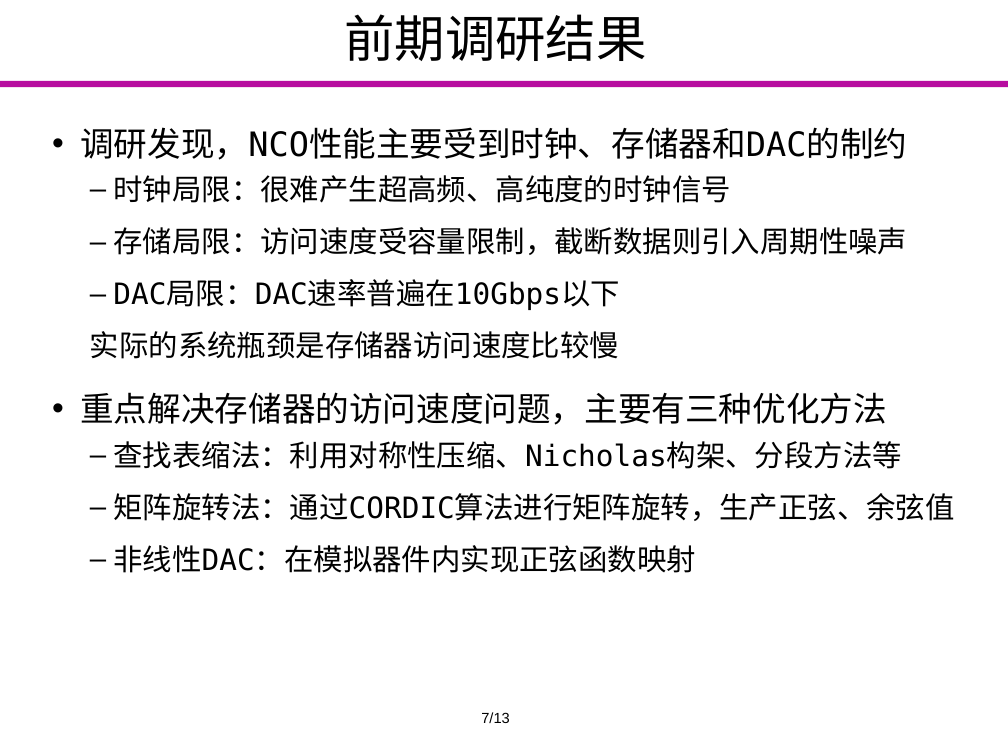
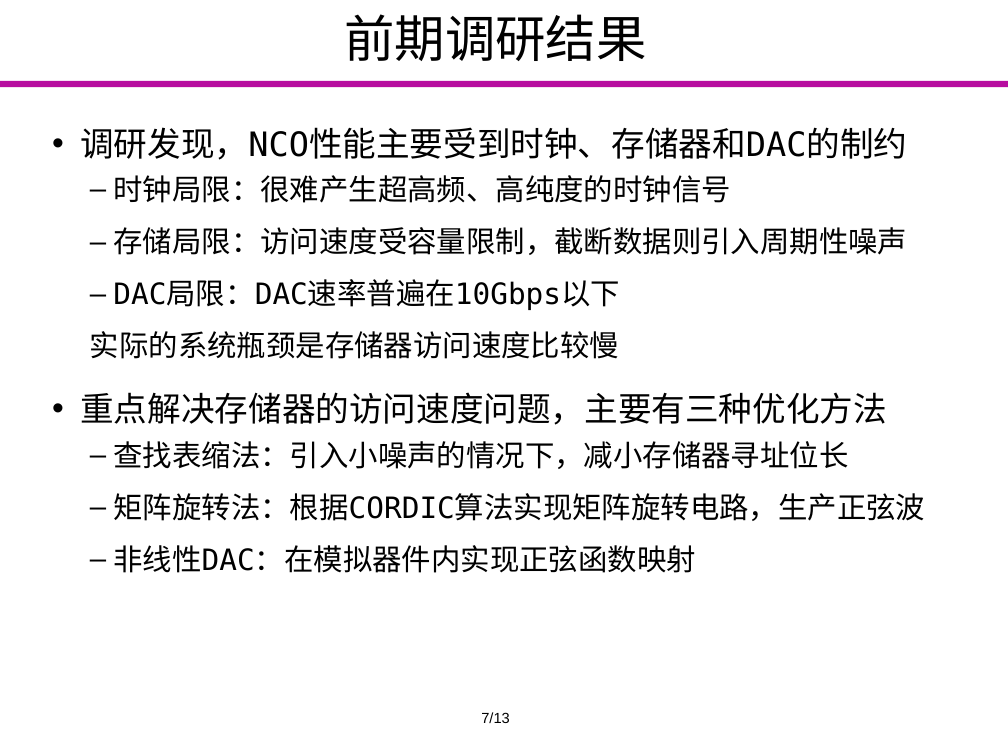
Before and after one commit to Markov2016/kaiti, a slide deck: slide 7 of ppt/yyx_v1.1.pptx. Drawn at 1008x756 pixels with LibreOffice and Linux fonts; fonts in the diff are those of the drawing; background and template pictures are left out. Boxes give left, top, right and bottom in pixels: in the first picture for what was removed or moved away, otherwise in the second. Text is boxed around its words. In the diff, an @@ line names an element or a change of style, - is before the commit and + after.

```diff
--- a/ppt/yyx_v1.1.pptx
+++ b/ppt/yyx_v1.1.pptx
@@ text at [113, 441, 925, 521]: text changed @@
-  – 查找表缩法：利用对称性压缩、Nicholas构架、分段方法等
-  – 矩阵旋转法：通过CORDIC算法进行矩阵旋转，生产正弦、余弦值
+  – 查找表缩法：引入小噪声的情况下，减小存储器寻址位长
+  – 矩阵旋转法：根据CORDIC算法实现矩阵旋转电路，生产正弦波
```
Also in this commit, not shown: 2 other slides changed.
